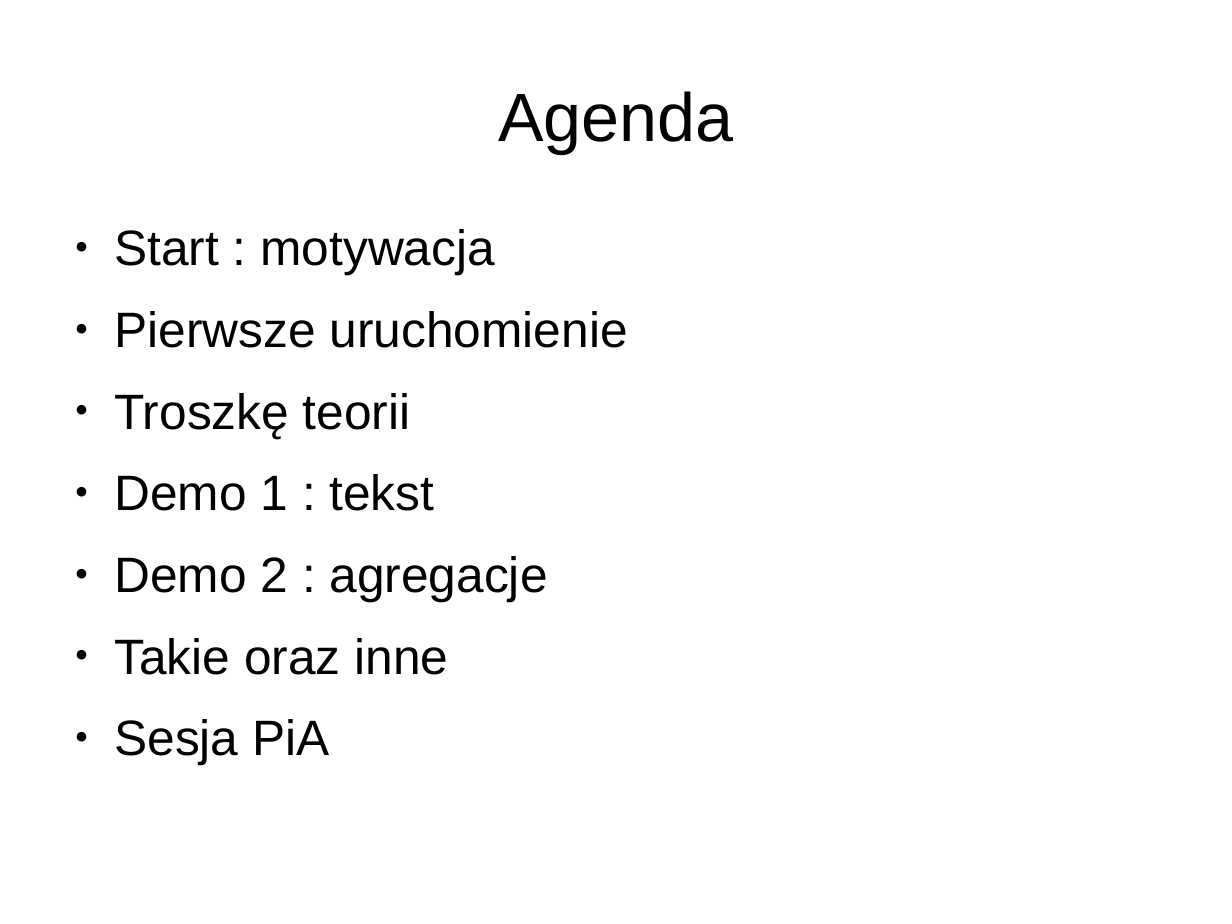
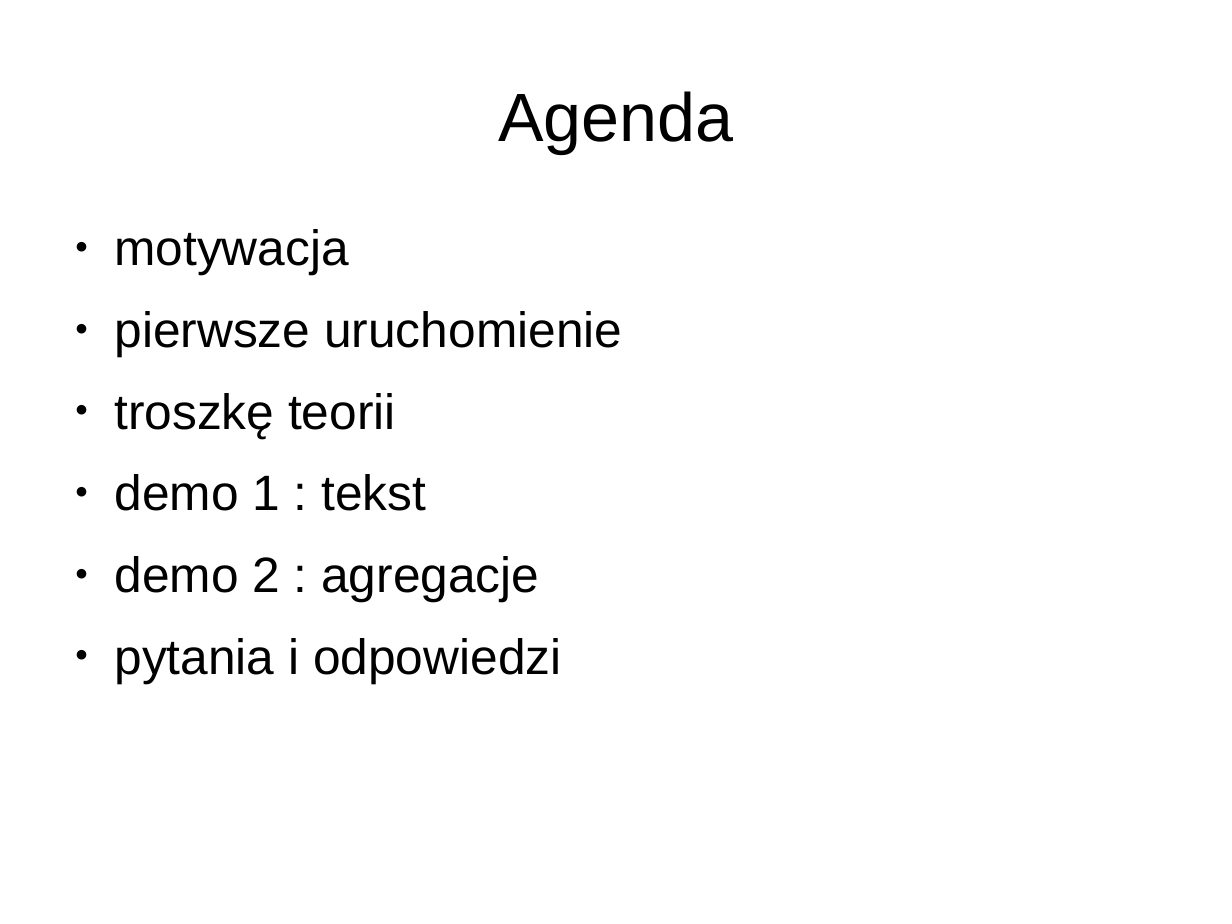
Before and after one commit to lukaszkuczynski/nieszukaj, a slide deck: slide 3 of znajduj.odp. Drawn at 1232x924 pixels with LibreOffice and Linux fonts; fonts in the diff are those of the drawing. Boxes give left, top, right and bottom in pixels: in the first picture for what was removed or moved away, otherwise in the second. Text is boxed around its words. In the diff, an @@ line names an element or a change of style, - is before the commit and + after.

```diff
--- a/znajduj.odp
+++ b/znajduj.odp
@@ text at (114, 229, 622, 683): text changed @@
-● Start : motywacja
-● Pierwsze uruchomienie
-● Troszkę teorii
-● Demo 1 : tekst
-● Demo 2 : agregacje
-● Takie oraz inne
-● Sesja PiA
+● motywacja
+● pierwsze uruchomienie
+● troszkę teorii
+● demo 1 : tekst
+● demo 2 : agregacje
+● pytania i odpowiedzi
```
Also in this commit, not shown: 12 other slides changed, 4 slides added, 5 slides removed.
